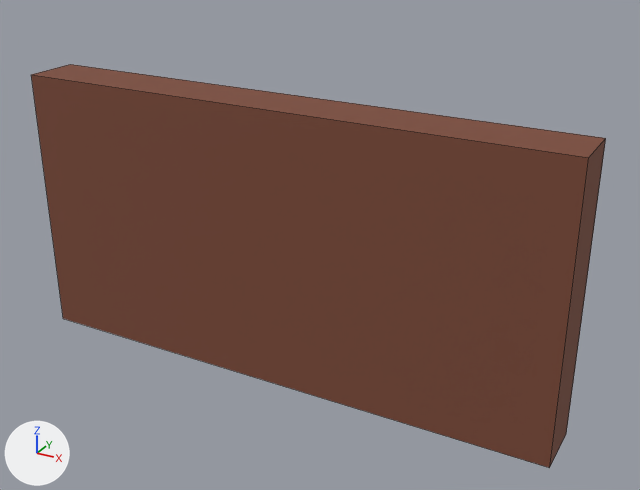
Before and after pictures for a commit that changed the FBX model Assets/Integrante4/Art/China/china_wall.fbx.
Both versions are drawn from a 50 mm camera at (7.28, -11.97, 6.13) aimed at (0.6, 0.16, 0.06). Lighting does not change. The marker at lower left points along +X, +Y and +Z. The first picture is the older version. Mesh edges are drawn as thin lines.

Names of what the first picture shows: 'china_wall'.
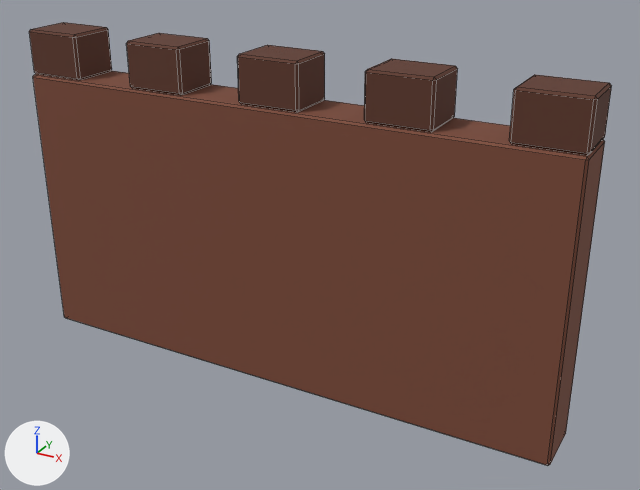
What differs and where, as boxes [x1, y1, x2, y2] in the pictures (640 x 490 px):
'china_wall', reshaped, turned
    before: [31, 64, 606, 468]
    after: [29, 22, 612, 466]

Edits to the bpy script that builds the scene:
```text
Add mat_china_trim:
    mat_china_trim = principled_material('china_trim')
    mat_china_trim.base_color = (0.111, 0.0372, 0.0212)  # brown #5e3628
    mat_china_trim.roughness = 0.85
Change me_cubo_001:
    used by ob_china_wall; location = (0.0, 0.0, 0.0)
    remove me_cubo_001.from_pydata(...)  # 8 vertices, 6 faces; spans x -5.0..5.0, y -0.5..0.5, z -2.5..2.5
    add me_cubo_001.from_pydata(...)  # 144 vertices, 156 faces; spans x -5.0..5.0, y -2.5..3.3, z -0.5..0.5
    me_cubo_001 part 1: the whole mesh is rebuilt
    add me_cubo_001.materials.append(mat_china_trim)  # brown #5e3628
Change ob_china_wall:
    ob_china_wall.rotation_euler: (0.0, 0.0, 0.0) -> (1.571, 0.0, 0.0)  # degrees (0, 0, 0) -> degrees (90, 0, 0)
```
